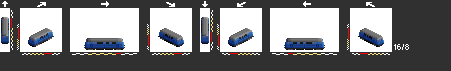
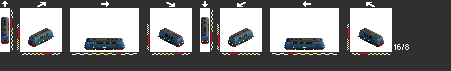
Layer changes from the first 451 × 71 image to the second:
showed "Layer 1" over box(2, 41, 383, 45)
showed "dark roof" over box(2, 17, 383, 42)
showed "tågab 04", painted on it over box(1, 18, 384, 50)
